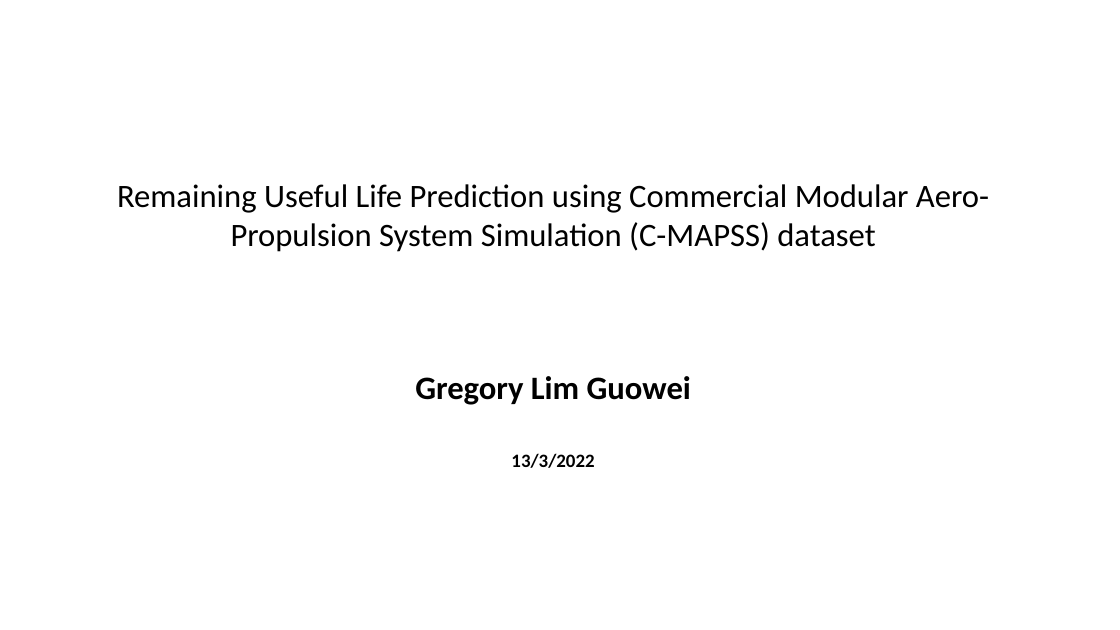
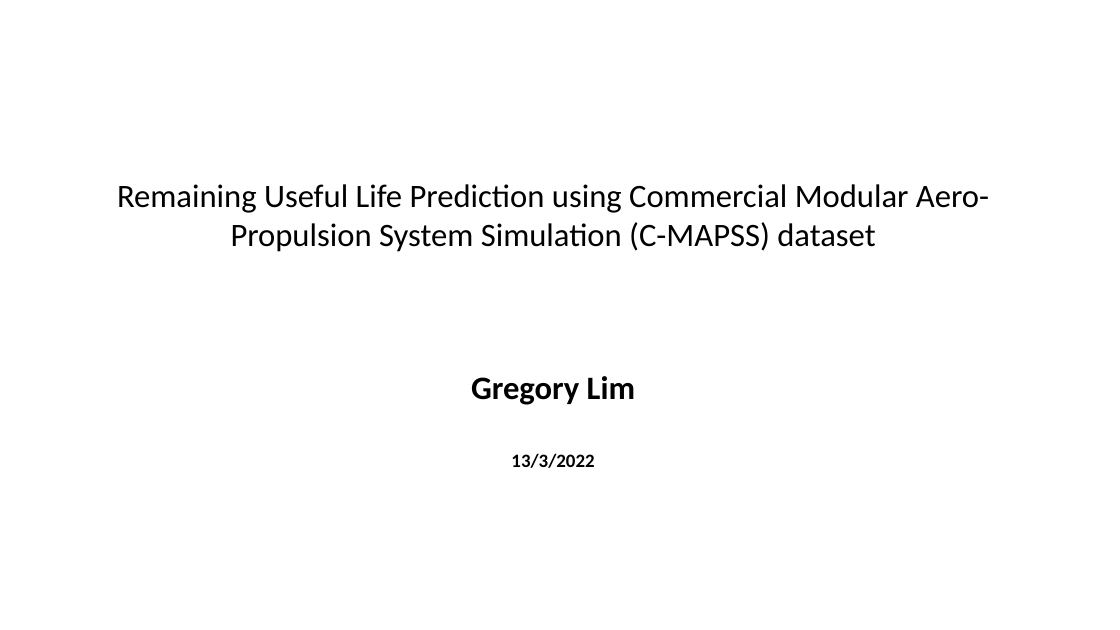
Before and after one commit to Lim-Guowei/RUL, a slide deck: slide 1 of ds01_report.pptx. Drawn at 1120x630 pixels with LibreOffice and Linux fonts; fonts in the diff are those of the drawing. Boxes give left, top, right and bottom in pixels: in the first picture for what was removed or moved away, otherwise in the second. Text is boxed around its words. In the diff, an @@ line names an element or a change of style, - is before the commit and + after.

```diff
--- a/ds01_report.pptx
+++ b/ds01_report.pptx
@@ text at (471,376,635,405): text changed @@
-Gregory Lim Guowei
+Gregory Lim
```
Also in this commit, not shown: 4 slides added, 9 other files.
